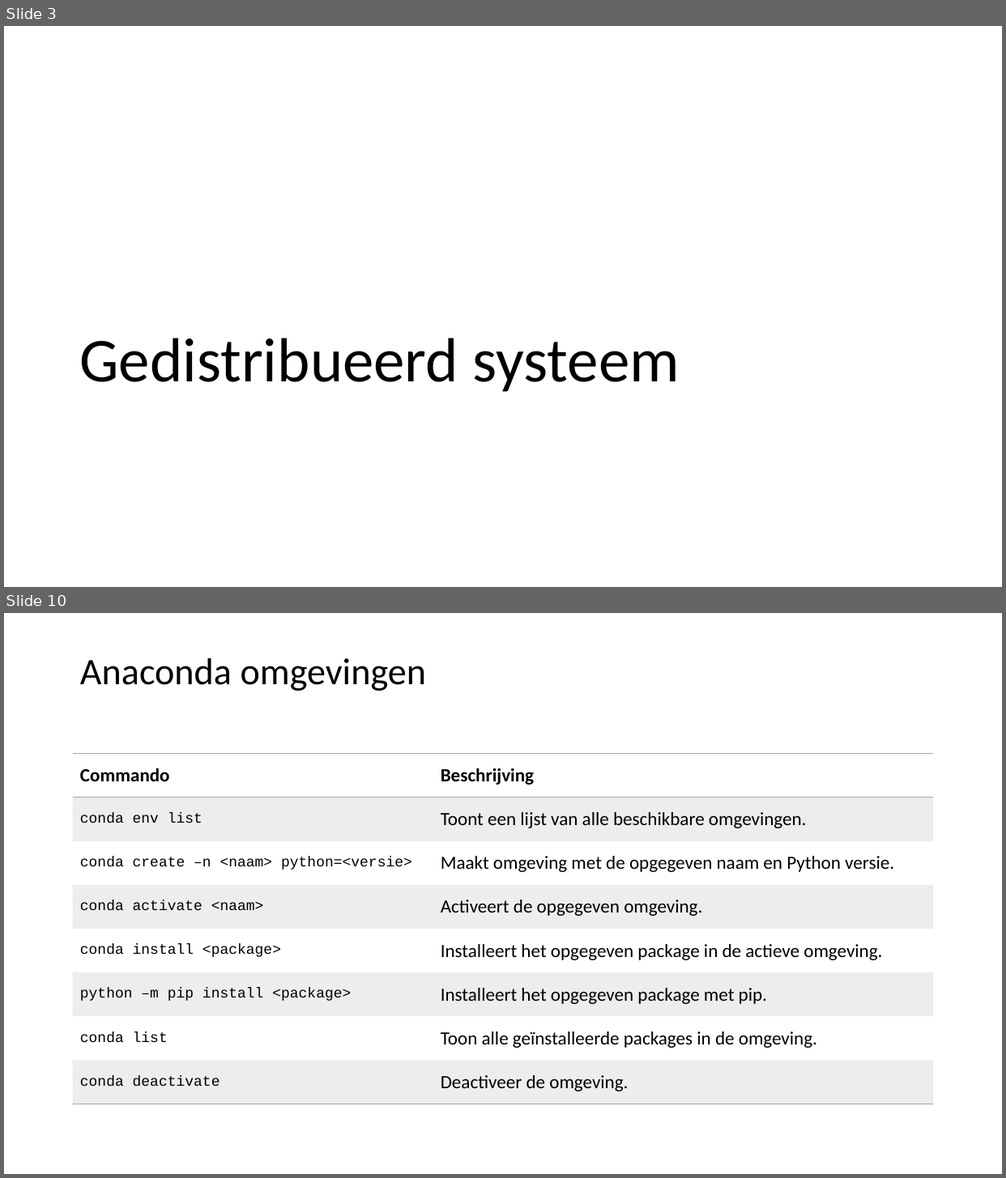
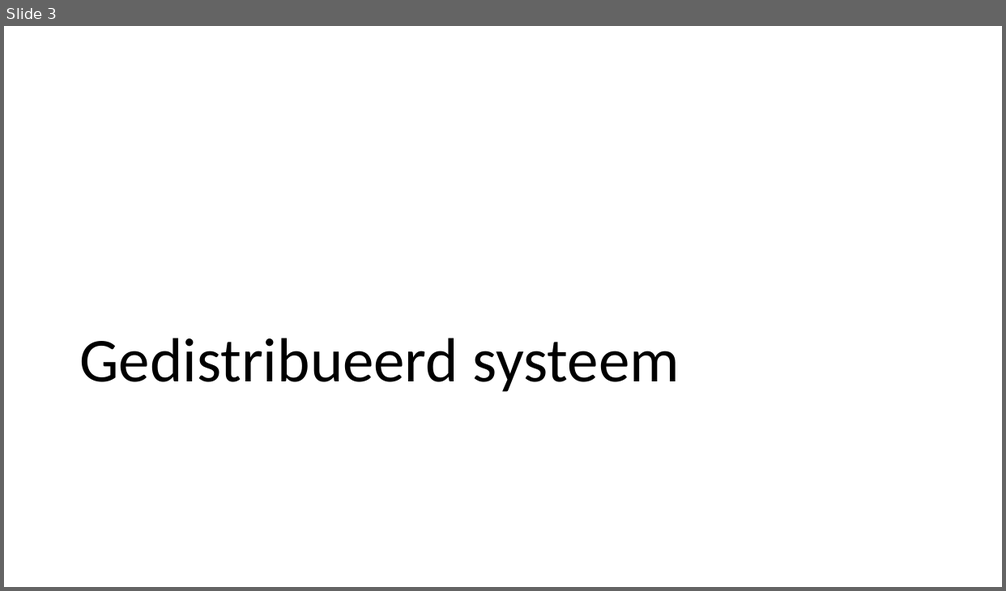
Before and after one commit to LFKoning/knowledge-sharing, a slide deck: git_course/2_collaboration/git_collaboration.pptx. Shown one above the other, each under a label of ours: slides 3 and 10 before the commit, slide 3 after it; the slides between them are not shown. The pictures are 1006x1178 and 1006x591 pixels, drawn with LibreOffice and Linux fonts; fonts in the diff are those of the drawing. Boxes give left, top, right and bottom in pixels: in the first picture for what was removed or moved away, otherwise in the second. Text is boxed around its words. In the diff, an @@ line names an element or a change of style, - is before the commit and + after.

```diff
--- a/git_course/2_collaboration/git_collaboration.pptx
+++ b/git_course/2_collaboration/git_collaboration.pptx
@@ slide 10 removed at [4, 613, 1002, 1174], background #FFFFFF @@
@@ title removed at [80, 658, 427, 691] @@
-Anaconda omgevingen
@@ table removed at [73, 754, 934, 1105], 8 rows, 2 columns @@
-Commando | Beschrijving
-conda env list | Toont een lijst van alle beschikbare omgevingen.
-conda create –n <naam> python=<versie> | Maakt omgeving met de opgegeven naam en Python versie.
-conda activate <naam> | Activeert de opgegeven omgeving.
-conda install <package> | Installeert het opgegeven package in de actieve omgeving.
-python –m pip install <package> | Installeert het opgegeven package met pip.
-conda list | Toon alle geïnstalleerde packages in de omgeving.
-conda deactivate | Deactiveer de omgeving.
```
Also in this commit, not shown: 4 slides changed, 30 slides added, 9 other slides removed, 3 other files.
